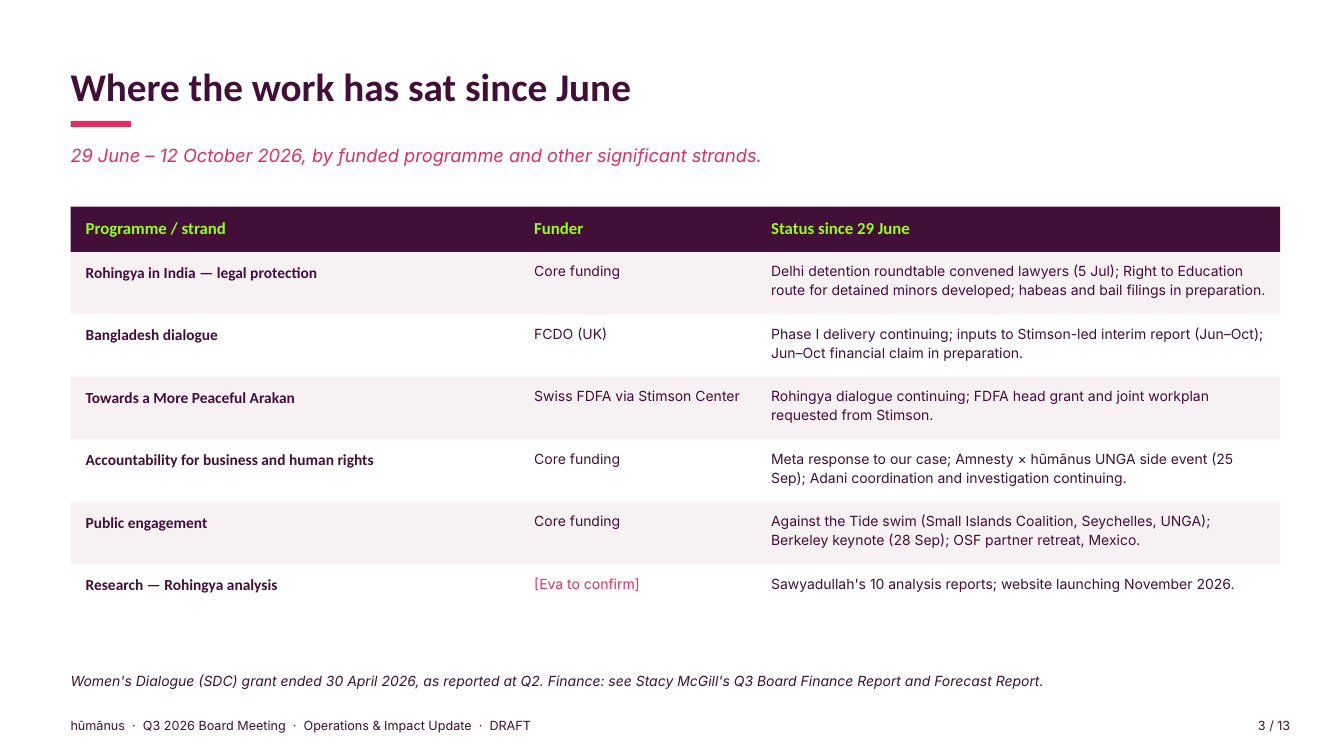
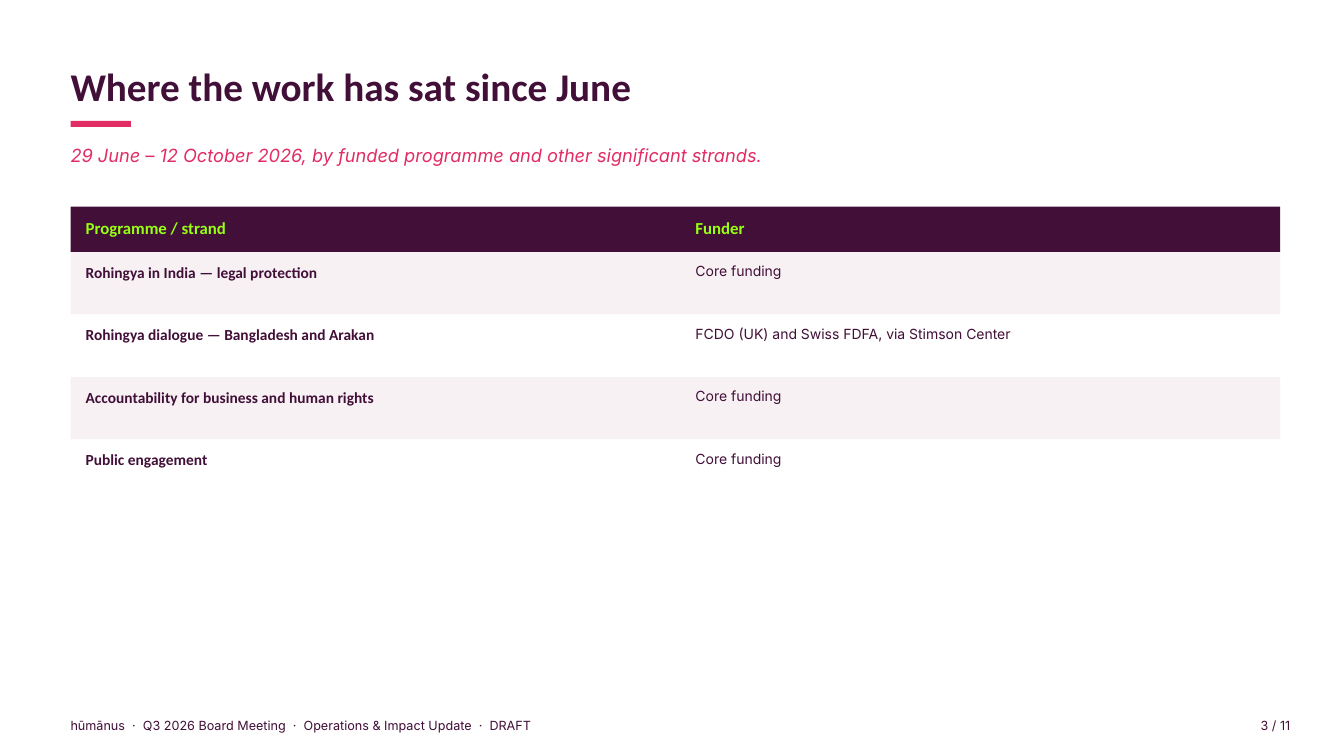
Before and after one commit to evafrances04/humanusGovernance, a slide deck: slide 3 of 2026/Q3/ED-Operations-Impact-Q3-2026-DRAFT.pptx. Drawn at 1344x756 pixels with LibreOffice and Linux fonts; fonts in the diff are those of the drawing. Boxes give left, top, right and bottom in pixels: in the first picture for what was removed or moved away, otherwise in the second. Text is boxed around its words. In the diff, an @@ line names an element or a change of style, - is before the commit and + after.

```diff
--- a/2026/Q3/ED-Operations-Impact-Q3-2026-DRAFT.pptx
+++ b/2026/Q3/ED-Operations-Impact-Q3-2026-DRAFT.pptx
@@ text "Funder": place and size @@
-text "Funder" at (534, 222, 583, 234)
+text "Funder" at (695, 222, 744, 234)
@@ text removed at (771, 222, 910, 234) @@
-Status since 29 June
@@ text "Core funding": place and size @@
-text "Core funding" at (534, 265, 620, 279)
+text "Core funding" at (695, 265, 781, 279)
@@ text removed at (771, 264, 1265, 298) @@
-Delhi detention roundtable convened lawyers (5 Jul); Right to Education route for detained minors developed; habeas and bail filings in preparation.
@@ text at (86, 329, 374, 343): text changed @@
-Bangladesh dialogue
+Rohingya dialogue — Bangladesh and Arakan
@@ text at (695, 327, 1010, 342): text changed @@
-FCDO (UK)
+FCDO (UK) and Swiss FDFA, via Stimson Center
@@ text removed at (771, 327, 1263, 361) @@
-Phase I delivery continuing; inputs to Stimson-led interim report (Jun–Oct); Jun–Oct financial claim in preparation.
@@ text "Accountability for business and human ...": place and size @@
-text "Accountability for business and human ..." at (86, 454, 374, 468)
+text "Accountability for business and human ..." at (86, 392, 374, 406)
@@ text "Core funding": place and size @@
-text "Core funding" at (534, 515, 620, 529)
+text "Core funding" at (695, 390, 781, 404)
@@ text removed at (86, 392, 295, 403) @@
-Towards a More Peaceful Arakan
@@ text removed at (534, 390, 739, 401) @@
-Swiss FDFA via Stimson Center
@@ text removed at (771, 390, 1209, 423) @@
-Rohingya dialogue continuing; FDFA head grant and joint workplan requested from Stimson.
@@ text "Public engagement": place and size @@
-text "Public engagement" at (86, 517, 207, 531)
+text "Public engagement" at (86, 454, 207, 468)
@@ text "Core funding": place and size @@
-text "Core funding" at (534, 453, 620, 467)
+text "Core funding" at (695, 453, 781, 467)
@@ text removed at (771, 452, 1233, 486) @@
-Meta response to our case; Amnesty × hūmānus UNGA side event (25 Sep); Adani coordination and investigation continuing.
@@ rectangle removed at (71, 502, 1280, 565) @@
@@ text removed at (771, 514, 1211, 548) @@
-Against the Tide swim (Small Islands Coalition, Seychelles, UNGA); Berkeley keynote (28 Sep); OSF partner retreat, Mexico.
@@ rectangle removed at (71, 565, 1280, 627) @@
@@ text removed at (86, 579, 278, 593) @@
-Research — Rohingya analysis
@@ text removed at (534, 577, 640, 591) @@
-[Eva to confirm]
@@ text removed at (771, 578, 1235, 592) @@
-Sawyadullah's 10 analysis reports; website launching November 2026.
@@ text removed at (71, 674, 1044, 689) @@
-Women's Dialogue (SDC) grant ended 30 April 2026, as reported at Q2. Finance: see Stacy McGill's Q3 Board Finance Report and Forecast Report.
@@ text at (1261, 720, 1290, 730): text changed @@
-3 / 13
+3 / 11
```
Also in this commit, not shown: 8 other slides changed, 2 slides removed, 6 other files.
